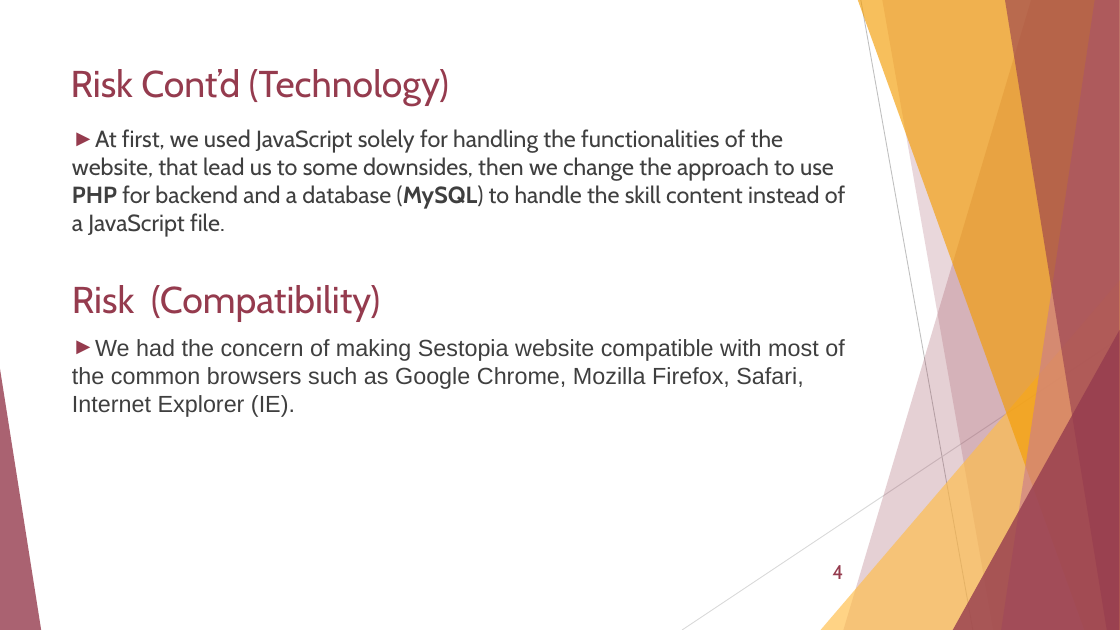
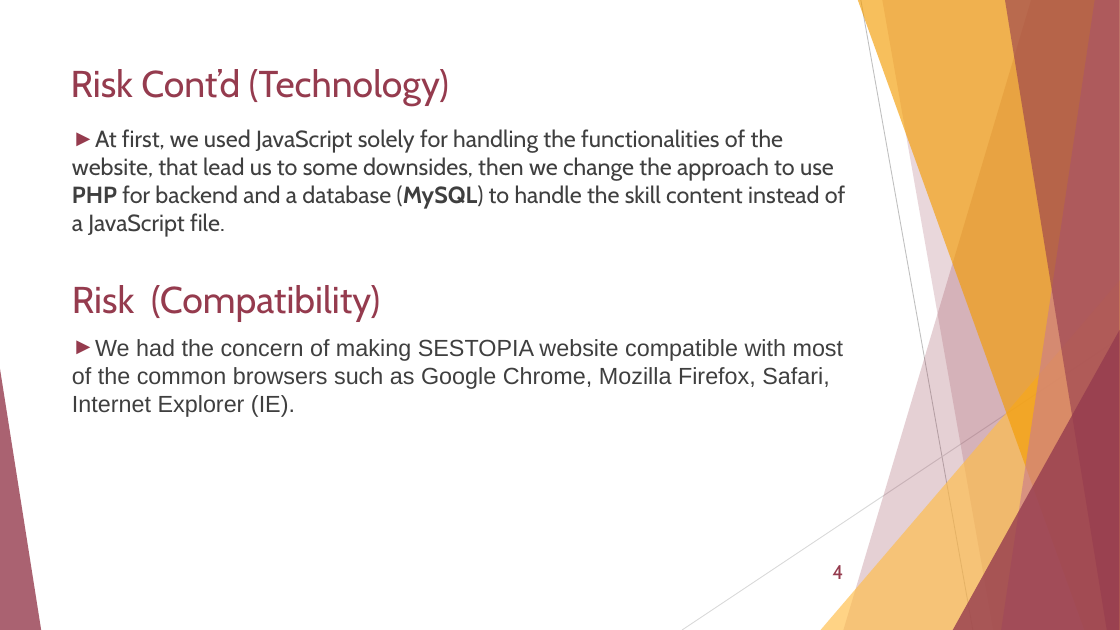
Before and after one commit to Saicharanduduka/SOEN-6011-TEAM-D, a slide deck: slide 4 of Deliverable-1/TeamD_Project_Presentation_Slim.pptx. Drawn at 1120x630 pixels with LibreOffice and Linux fonts; fonts in the diff are those of the drawing. Boxes give left, top, right and bottom in pixels: in the first picture for what was removed or moved away, otherwise in the second. Text is boxed around its words. In the diff, an @@ line names an element or a change of style, - is before the commit and + after.

Commit message:
edit presentation files

```diff
--- a/Deliverable-1/TeamD_Project_Presentation_Slim.pptx
+++ b/Deliverable-1/TeamD_Project_Presentation_Slim.pptx
@@ text at (x1=72, y1=339, x2=844, y2=417): text changed @@
-► We had the concern of making Sestopia website compatible with most of the common browsers such as Google Chrome, Mozilla Firefox, Safari, Internet Explorer (IE).
+► We had the concern of making SESTOPIA website compatible with most of the common browsers such as Google Chrome, Mozilla Firefox, Safari, Internet Explorer (IE).
```
Also in this commit, not shown: 3 other slides changed, 1 other file.
